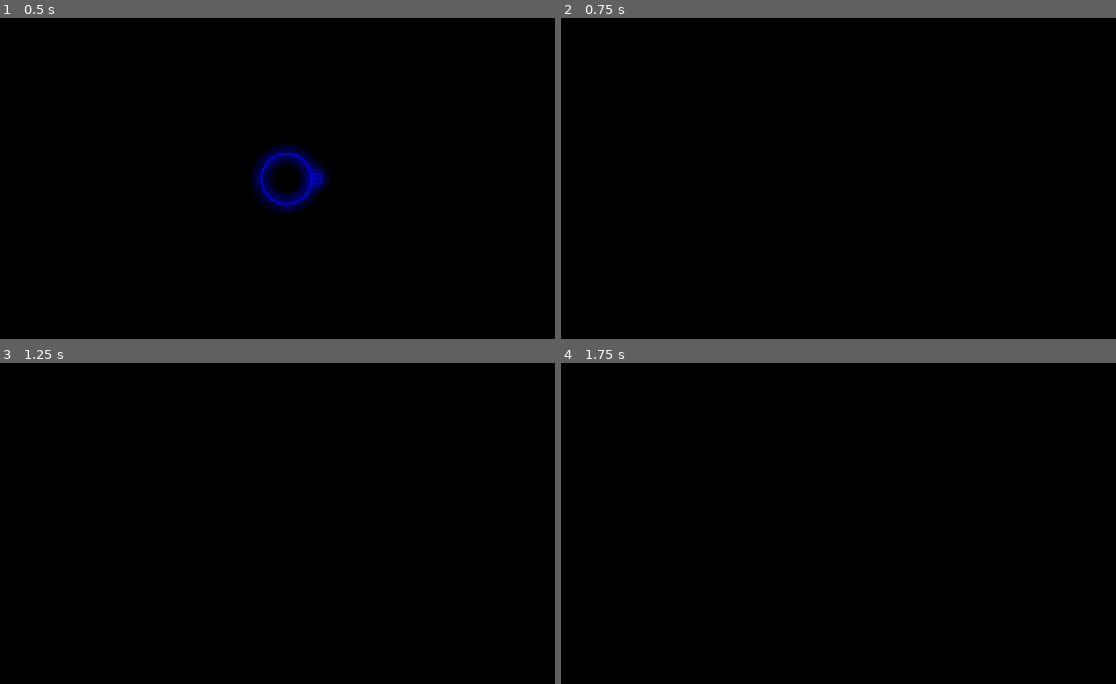
Above: before the commit, frames 1-4 (two rows, left to right).
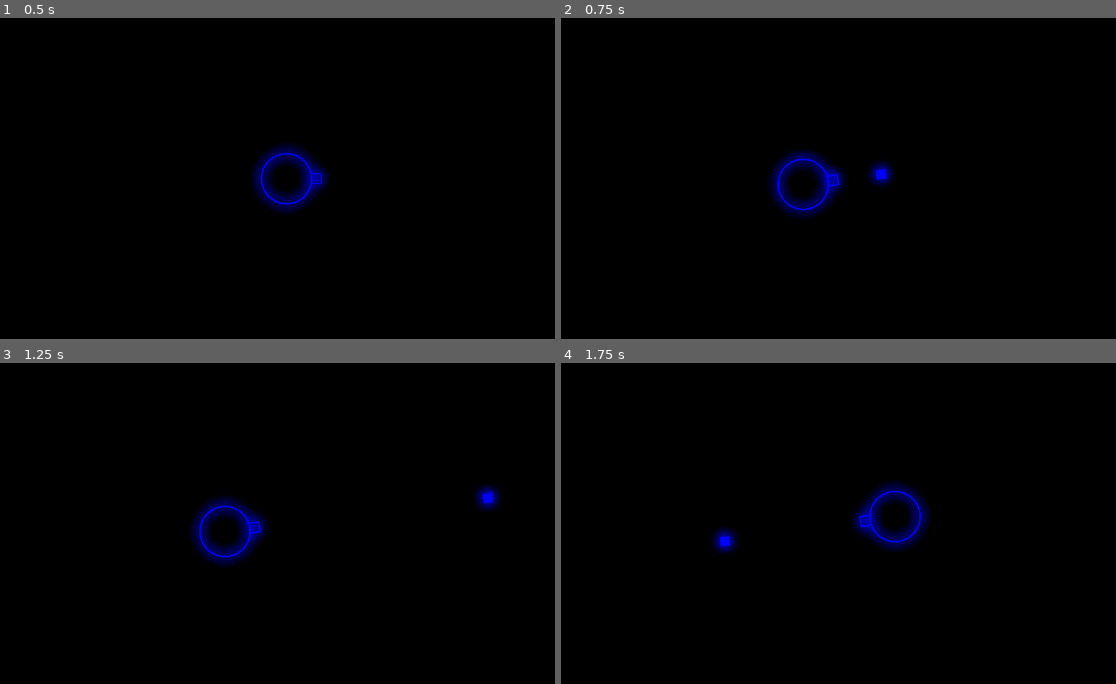
Above: after the commit, the same moments.

Repository: PrintedScripted/Socket---Pirate-Jam-25
Game: Godot game, scene res://Scenes/Map.tscn
The game is run twice, just before and just after one commit, with the same random seed, the same clock (stepped at 60 frames per second) and the same inputs.
Inputs (mouse positions are in pixels of both pictures, inside the frame that each line leads up to):
- Up to frame 1 (0.5 s): no input
- Up to frame 2 (0.75 s): move the mouse to (971, 162) at 0.52 s; click (971, 162) at 0.6 s
- Up to frame 3 (1.25 s): no input
- Up to frame 4 (1.75 s): move the mouse to (733, 539) at 1.27 s; click (733, 539) at 1.35 s

Frame 1 is identical in both runs. In frame 2, 2.0% of the frame differs, in the area x 37-60%, y 41-63%; in frame 3, 2.1%, in the area x 34-91%, y 38-64%; in frame 4, 2.1%.
Error before the commit: Parse Error: Class "Enemy" hides a global script class. (res://Scripts/Enemy/enemy_base.gd:1)

Commit message:
Actually using classes

Diff:
--- a/socket---pirate-jam-2025/Scenes/Enemies/Dasher.tscn
+++ b/socket---pirate-jam-2025/Scenes/Enemies/Dasher.tscn
@@ -1,6 +1,6 @@
 [gd_scene load_steps=5 format=3 uid="uid://hy2i1qnbe8i5"]
 
-[ext_resource type="Script" path="res://Scripts/Enemy/enemy_base.gd" id="1_1tnvx"]
+[ext_resource type="Script" path="res://Scripts/Enemy/Dasher.gd" id="1_2j1gd"]
 [ext_resource type="Texture2D" uid="uid://cnqu20xtvaf30" path="res://Sprites/Enemy/Dasher.png" id="1_a15u3"]
 
 [sub_resource type="CircleShape2D" id="CircleShape2D_frk7s"]
@@ -13,7 +13,7 @@
 modulate = Color(1.3, 0, 1.3, 1)
 scale = Vector2(0.3, 0.3)
 motion_mode = 1
-script = ExtResource("1_1tnvx")
+script = ExtResource("1_2j1gd")
 
 [node name="CollisionPolygon2D" type="CollisionPolygon2D" parent="."]
 polygon = PackedVector2Array(-69, 95, 0, 100, 70, 94, 0, -125)
--- a/socket---pirate-jam-2025/Scenes/Enemies/Striker.tscn
+++ b/socket---pirate-jam-2025/Scenes/Enemies/Striker.tscn
@@ -1,6 +1,6 @@
 [gd_scene load_steps=4 format=3 uid="uid://c16755oqq5wqb"]
 
-[ext_resource type="Script" path="res://Scripts/Enemy/enemy_base.gd" id="1_bguuy"]
+[ext_resource type="Script" path="res://Scripts/Enemy/striker.gd" id="1_hwrnh"]
 [ext_resource type="Texture2D" uid="uid://c0lttl5ko4v8t" path="res://Sprites/Enemy/Striker.png" id="1_nl04r"]
 
 [sub_resource type="CircleShape2D" id="CircleShape2D_jepp6"]
@@ -10,7 +10,7 @@
 modulate = Color(1.3, 0, 0, 1)
 scale = Vector2(0.3, 0.3)
 motion_mode = 1
-script = ExtResource("1_bguuy")
+script = ExtResource("1_hwrnh")
 
 [node name="CollisionPolygon2D" type="CollisionPolygon2D" parent="."]
 polygon = PackedVector2Array(0, -59, -70, 61, 0, 66.6667, 69, 61)
--- a/socket---pirate-jam-2025/Scenes/Enemies/Warper.tscn
+++ b/socket---pirate-jam-2025/Scenes/Enemies/Warper.tscn
@@ -1,6 +1,6 @@
 [gd_scene load_steps=4 format=3 uid="uid://bre27k0wm1qsp"]
 
-[ext_resource type="Script" path="res://Scripts/Enemy/enemy_base.gd" id="1_brhwa"]
+[ext_resource type="Script" path="res://Scripts/Enemy/Warper.gd" id="1_dewub"]
 [ext_resource type="Texture2D" uid="uid://8p0d7sy63ik4" path="res://Sprites/Enemy/Warper.png" id="1_lf84r"]
 
 [sub_resource type="CircleShape2D" id="CircleShape2D_y1yj3"]
@@ -11,7 +11,7 @@
 position = Vector2(0.75, 0)
 scale = Vector2(0.3, 0.3)
 motion_mode = 1
-script = ExtResource("1_brhwa")
+script = ExtResource("1_dewub")
 
 [node name="CollisionPolygon2D" type="CollisionPolygon2D" parent="."]
 polygon = PackedVector2Array(-2, -82, 89, -15, 54, 93, -59, 93, -94, -15)
--- /dev/null
+++ b/socket---pirate-jam-2025/Scripts/Enemy/Dasher.gd
@@ -0,0 +1 @@
+extends Enemy
--- /dev/null
+++ b/socket---pirate-jam-2025/Scripts/Enemy/Warper.gd
@@ -0,0 +1 @@
+extends Enemy
--- a/socket---pirate-jam-2025/Scripts/Enemy/point_center.gd
+++ /dev/null
@@ -1,16 +0,0 @@
-extends CharacterBody2D
-
-class_name Enemy
-
-var speed: float = 100.0
-var health: float = 100.0
-var target: Player
-
-func _physics_process(delta: float) -> void:
-	if target == null:
-		target = get_tree().get_nodes_in_group("Player")[0]
-	if target != null:
-		velocity = position.direction_to(target.position) * speed * delta
-		move_and_slide()
-		look_at(target.global_position)
-		rotation_degrees += 90
--- /dev/null
+++ b/socket---pirate-jam-2025/Scripts/Enemy/striker.gd
@@ -0,0 +1 @@
+extends Enemy
--- a/socket---pirate-jam-2025/Scripts/Misc/camera.gd
+++ b/socket---pirate-jam-2025/Scripts/Misc/camera.gd
@@ -24,4 +24,4 @@
 				target_position.y = clamp(target_position.y, -MAX_DISTANCE + target_position.y, MAX_DISTANCE + target_position.y)
 
 	if target_position != Vector2.INF:
-		position = lerp(position, target_position * 10, SMOOTH_SPEED * delta)
+		position = lerp(position, target_position /2, SMOOTH_SPEED * delta)
--- a/socket---pirate-jam-2025/Scripts/Misc/spawn_rotate.gd
+++ b/socket---pirate-jam-2025/Scripts/Misc/spawn_rotate.gd
@@ -1,9 +1,7 @@
 extends Marker2D
 
-var trigger: int = 0
-# Called every frame. 'delta' is the elapsed time since the previous frame.
+
 func _process(_delta: float) -> void:
-	trigger += 1
 	rotation_degrees += 1
 	if rotation_degrees == 360:
 		@warning_ignore("standalone_expression")
Not shown: 1 places in socket---pirate-jam-2025/Enemy_base.tscn that only renumber resources
Renamed: socket---pirate-jam-2025/Scripts/Misc/camera_2d.tscn -> socket---pirate-jam-2025/Scenes/camera_2d.tscn
